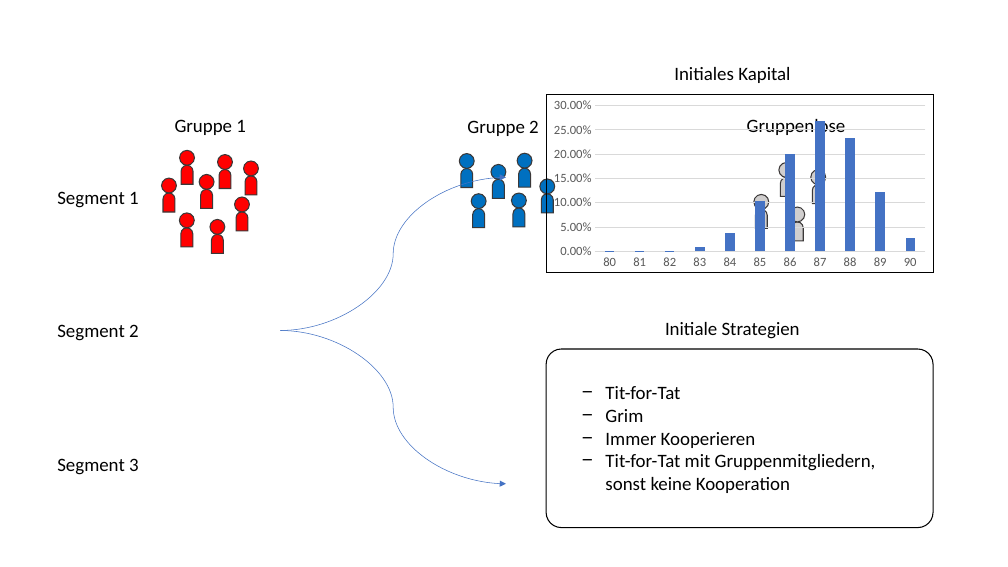
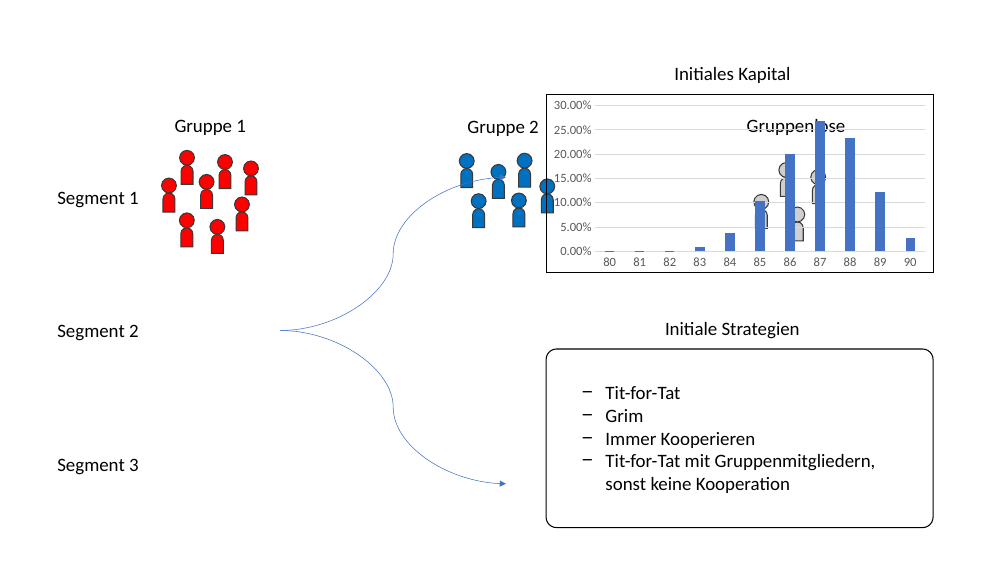
Before and after one commit to ChristianSchorr/repeated_games_pse, a slide deck: slide 10 of Dokumente/pflichtenheft/Vortrag/präsentation.pptx (slide 3 before the commit). Drawn at 1008x567 pixels with LibreOffice and Linux fonts; fonts in the diff are those of the drawing. Boxes give left, top, right and bottom in pixels: in the first picture for what was removed or moved away, otherwise in the second. Text is boxed around its words. In the diff, an @@ line names an element or a change of style, - is before the commit and + after.

```diff
--- a/Dokumente/pflichtenheft/Vortrag/präsentation.pptx
+++ b/Dokumente/pflichtenheft/Vortrag/präsentation.pptx
@@ rounded rectangle at [546,349,933,528]: proportions changed @@
```
Also in this commit, not shown: 1 other slide changed, 8 slides added, 4 other files.
